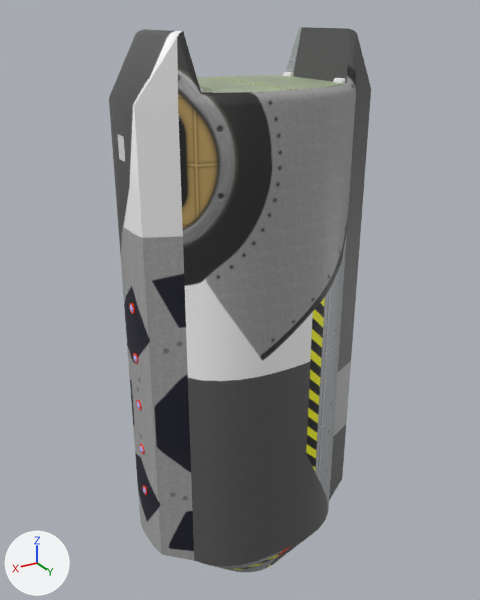
Before and after pictures for a commit that changed the FBX model Assets/spaceport.fbx.
Both versions are drawn from a camera (50 mm lens) standing at (0.126, 0.205, 0.128) and looking at (0.001, -0.003, 0.024). Lighting does not change. The marker at lower left points along +X, +Y and +Z. Objects named as collision shapes, trigger or cutter boxes, shadow casters or lower levels of detail are left out. Where no turn or scale is listed for an object, it has been applied to the vertices. Vertices at the same position are counted once.

In view in the first picture: 'left-gate', 'right-gate', 'spaceport'.
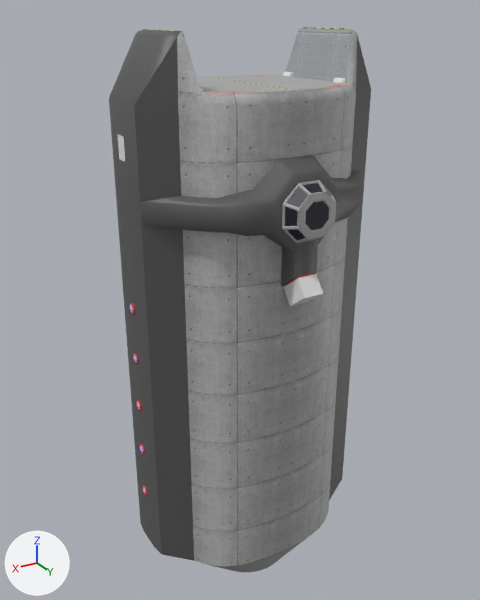
What differs and where, as boxes (x1, y1, x2, y2) in the pictures (480 x 600 px):
'cockpit', added
    after: (141, 155, 365, 286)
'airlock', added
    after: (284, 274, 323, 306)
part 1 of me_spaceport, surface changed
    both: (119, 27, 360, 572)
part 2 of me_right_gate, surface changed
    both: (213, 75, 345, 90)

Patch to the scene script:
```diff
--- a/Assets/spaceport.fbx.py
+++ b/Assets/spaceport.fbx.py
@@ me_right_gate @@
 me_right_gate.from_pydata(...)  # 36 vertices, 38 faces; spans x 0.0..0.0282, y -0.0266..0.0266, z -0.0012..0.0
 # used by ob_right_gate; location = (-0.0282, 0.0, 0.1064)
+# me_right_gate part 2: texture (UV) coordinates of 38 of 38 faces, centred in x 0.0..0.0282, y -0.0266..0.0266, z -0.0012..0.0, changed; they spanned u 0.01..0.99, v 0.06..0.99 and now span u 0.58..0.91, v 0.7..1.0
 me_right_gate.materials.append(mat_spaceport_gate__spaceport_gate_png)
@@ me_spaceport @@
 # used by ob_spaceport; location = (0.0, 0.0, 0.0); rotation_euler = (0.0, 0.0, 3.142), in degrees (0, 0, 180); scale = (0.01, 0.01, 0.01)
-me_spaceport.from_pydata(...)  # 466 vertices, 452 faces; spans x -4.8..4.8, y -3.0..3.7, z -9.8..12.4
+me_spaceport.from_pydata(...)  # 470 vertices, 458 faces; spans x -4.8..4.8, y -3.0..3.7, z -9.8..12.4
+# me_spaceport part 1: 446 kept faces spanning x -4.8..4.8, y -3.0..3.7, z -9.8..12.4 get new texture (UV) coordinates
 me_spaceport.materials.append(mat_spaceport__spaceport_png)
@@ me_airlock @@
+me_airlock.from_pydata([(-0.00384, -0.00228, -0.00628), (-0.00384, 0.00592, -0.00018), (0.00384, 0.00592, -0.00018), (0.00384, -0.00228, -0.00628), (-0.00384, -0.00655, -0.00053), (-0.00384, 0.00165, 0.00557), (0.00384, 0.00165, 0.00557), (0.00384, -0.00655, -0.00053)], [], [(4, 5, 1, 0), (5, 6, 2, 1), (6, 7, 3, 2), (7, 4, 0, 3), (0, 1, 2, 3), (7, 6, 5, 4)])
+me_airlock.materials.append(mat_unnamed)  # white #e7e7e7
@@ me_cockpit @@
+me_cockpit.from_pydata(...)  # 371 vertices, 432 faces; spans x -4.67..4.67, y -0.95..2.26, z -2.87..1.63
+me_cockpit.materials.append(mat_spaceport__spaceport_png)  # picture img_spaceport_png
@@ ob_airlock @@
+ob_airlock = bpy.data.objects.new('airlock', me_airlock)
+ob_airlock.location = (0.0, 0.0369, 0.0421)
@@ ob_cockpit @@
+ob_cockpit = bpy.data.objects.new('cockpit', me_cockpit)
+ob_cockpit.parent = ob_spaceport
+ob_cockpit.location = (0.0, -3.321, 7.0)
```
